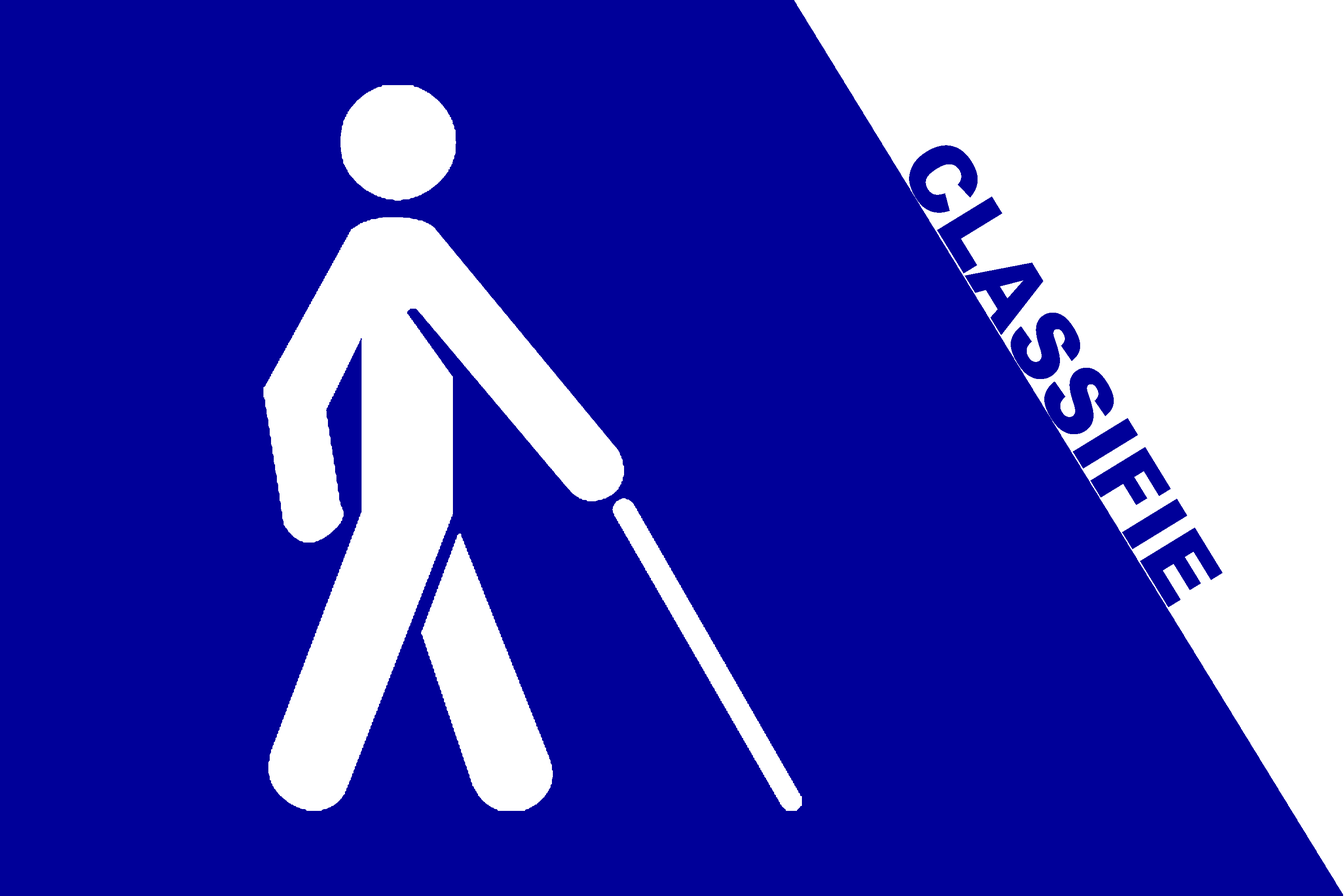
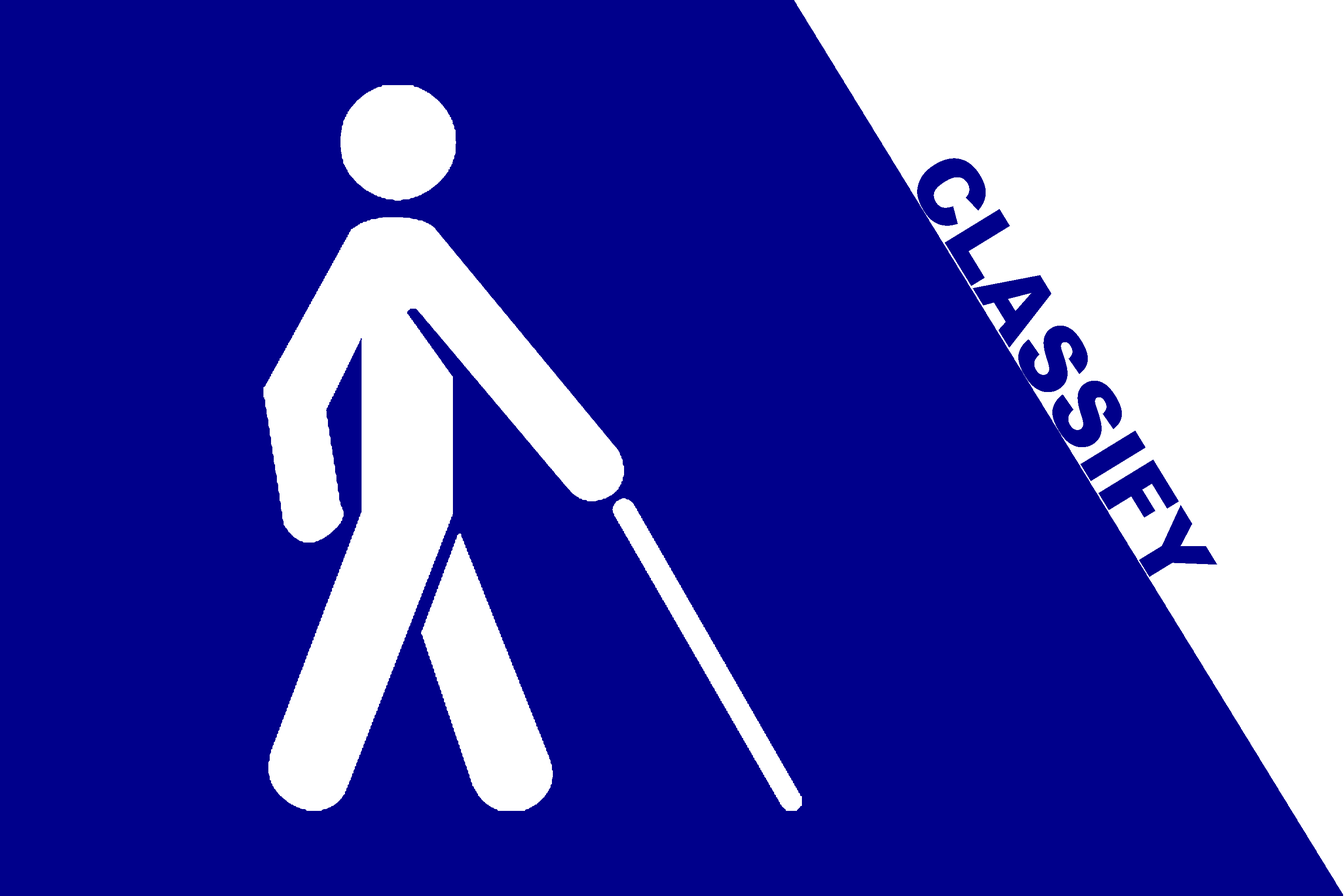
Before/after of a 1344 x 896 layered artwork. What changed in the layer stack:
renamed "CLASSIFIE" to "CLASSIFY", painted on it over [908, 145, 1223, 607]
painted on "Livello 0" over [0, 0, 1343, 896]
